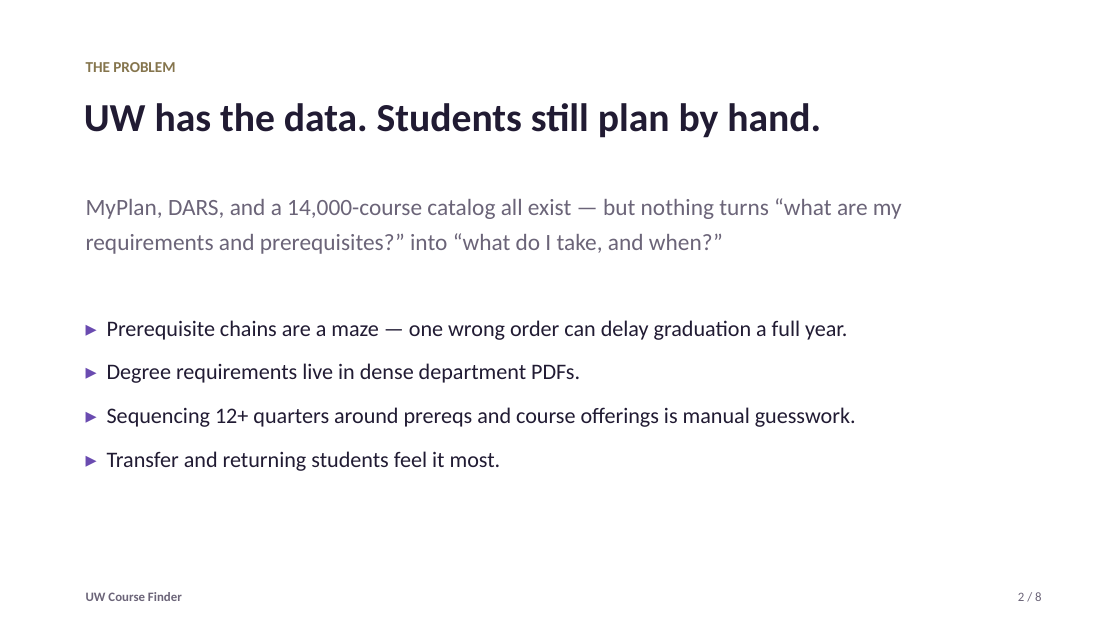
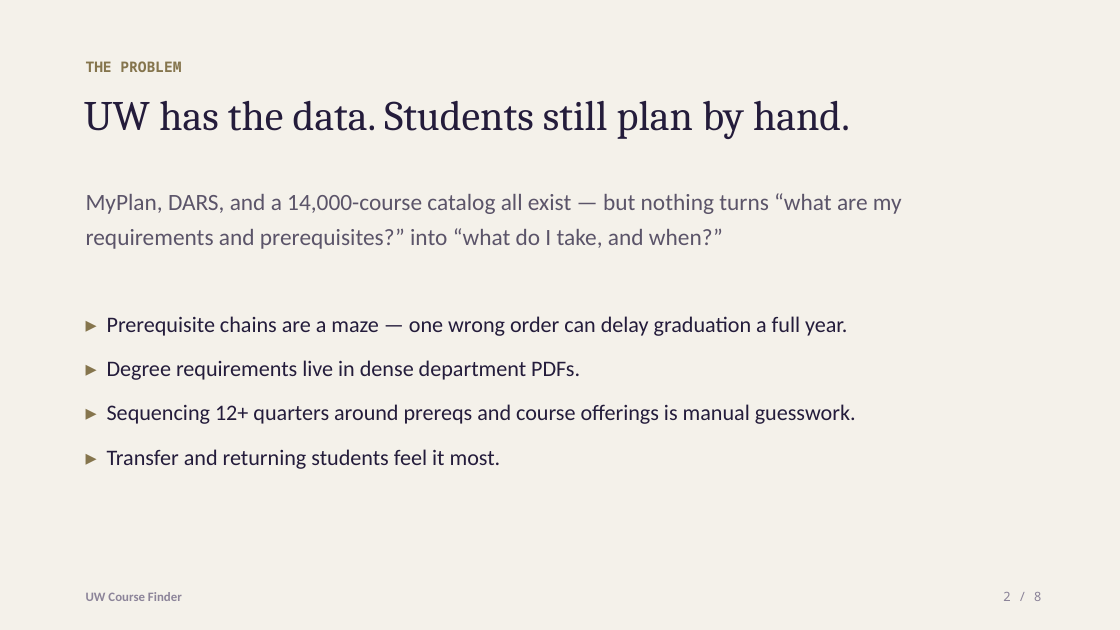
Before and after one commit to SVOG23/UWCourseFinder, a slide deck: slide 2 of slides/UW-Course-Finder.pptx. Drawn at 1120x630 pixels with LibreOffice and Linux fonts; fonts in the diff are those of the drawing. Boxes give left, top, right and bottom in pixels: in the first picture for what was removed or moved away, otherwise in the second. Text is boxed around its words. In the diff, an @@ line names an element or a change of style, - is before the commit and + after.

```diff
--- a/slides/UW-Course-Finder.pptx
+++ b/slides/UW-Course-Finder.pptx
@@ rectangle added at [0,0,1120,630], fill #F4F1EA @@
@@ text "THE PROBLEM" at [86,61,181,72]: size 13 to 12.5 pt, font Calibri to Noto Sans Mono @@
@@ text "UW has the data. Students ..." at [84,101,850,139]: size 34 to 36 pt, font Calibri to Cambria, text colour #211B33 to #241C3B, bold off @@
@@ text "MyPlan, DARS, and a 14,000-course ..." at [86,193,902,249]: text colour #6B6478 to #5B5469 @@
@@ text "▸ Prerequisite chains are a ..." at [107,316,856,469]: text colour #6A4BB0 to #85754D in "▸", "▸", "▸", "▸"; text colour #211B33 to #241C3B; line spacing 1.12 to 1.14 @@
@@ text "UW Course Finder" at [86,592,182,601]: text colour #6B6478 to #8C8499 @@
@@ text "2 / 8" at [1003,592,1042,601]: font Calibri to Noto Sans Mono, text colour #6B6478 to #8C8499 @@
```
Also in this commit, not shown: 7 other slides changed, 3 other files.
